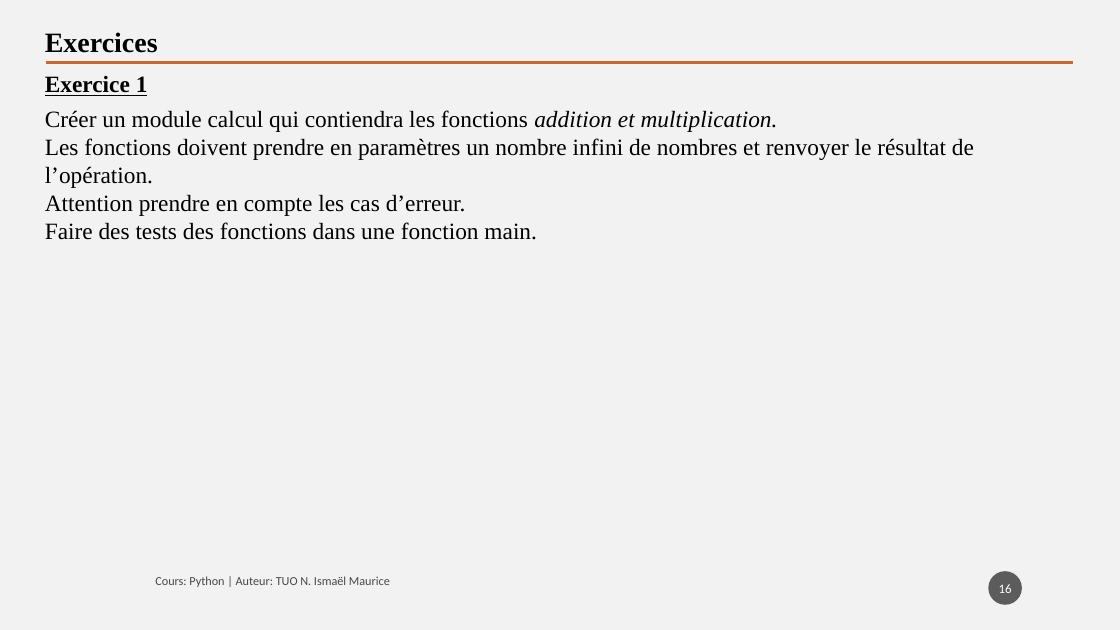
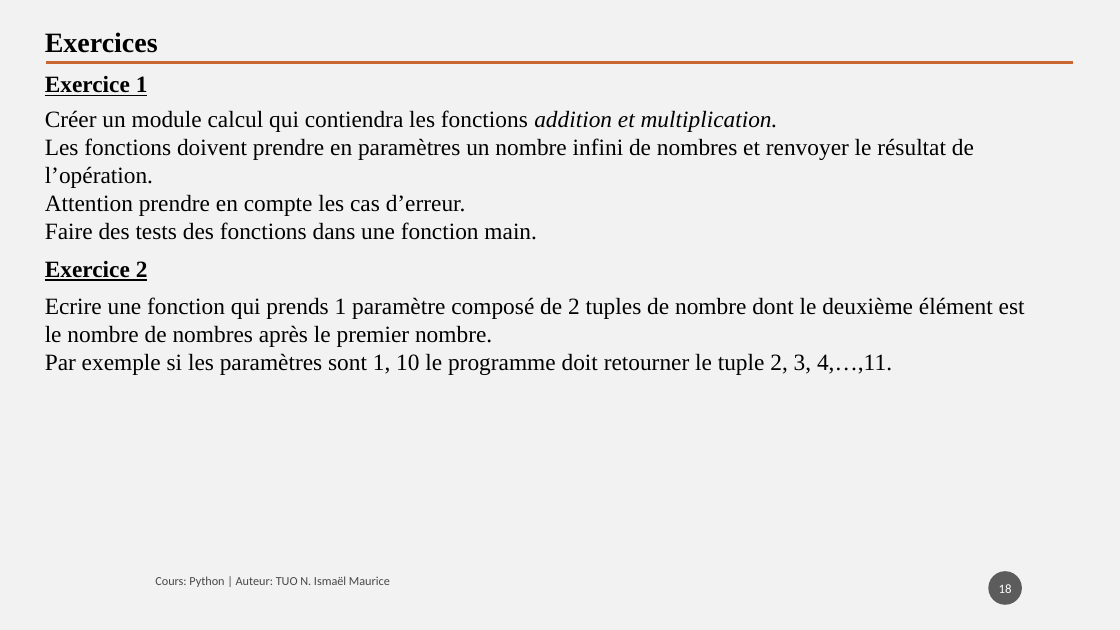
Before and after one commit to tisma95/cours-python, a slide deck: slide 18 of source/Chapitre 10 - Les tuples.pptx (slide 16 before the commit). Drawn at 1120x630 pixels with LibreOffice and Linux fonts; fonts in the diff are those of the drawing. Boxes give left, top, right and bottom in pixels: in the first picture for what was removed or moved away, otherwise in the second. Text is boxed around its words. In the diff, an @@ line names an element or a change of style, - is before the commit and + after.

```diff
--- a/source/Chapitre 10 - Les tuples.pptx
+++ b/source/Chapitre 10 - Les tuples.pptx
@@ text added at (45,261,148,281), 20 pt, text #000000, bold, underline @@
+Exercice 2
@@ text added at (45,297,1025,375), 20 pt, text #000000 @@
+Ecrire une fonction qui prends 1 paramètre composé de 2 tuples de nombre dont le deuxième élément est le nombre de nombres après le premier nombre.
+Par exemple si les paramètres sont 1, 10 le programme doit retourner le tuple 2, 3, 4,…,11.
```
Also in this commit, not shown: 4 slides added, 3 other files.
